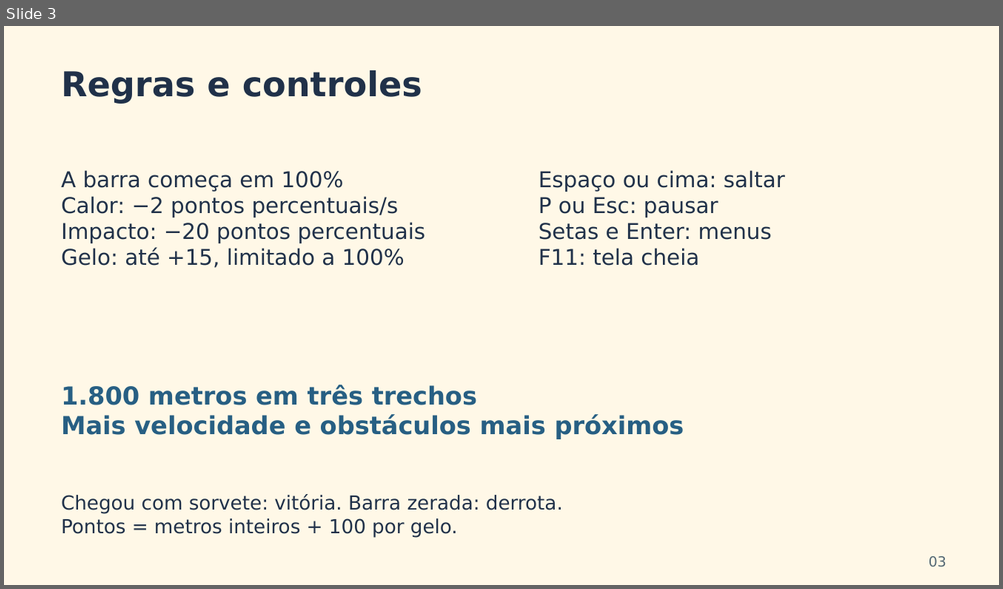
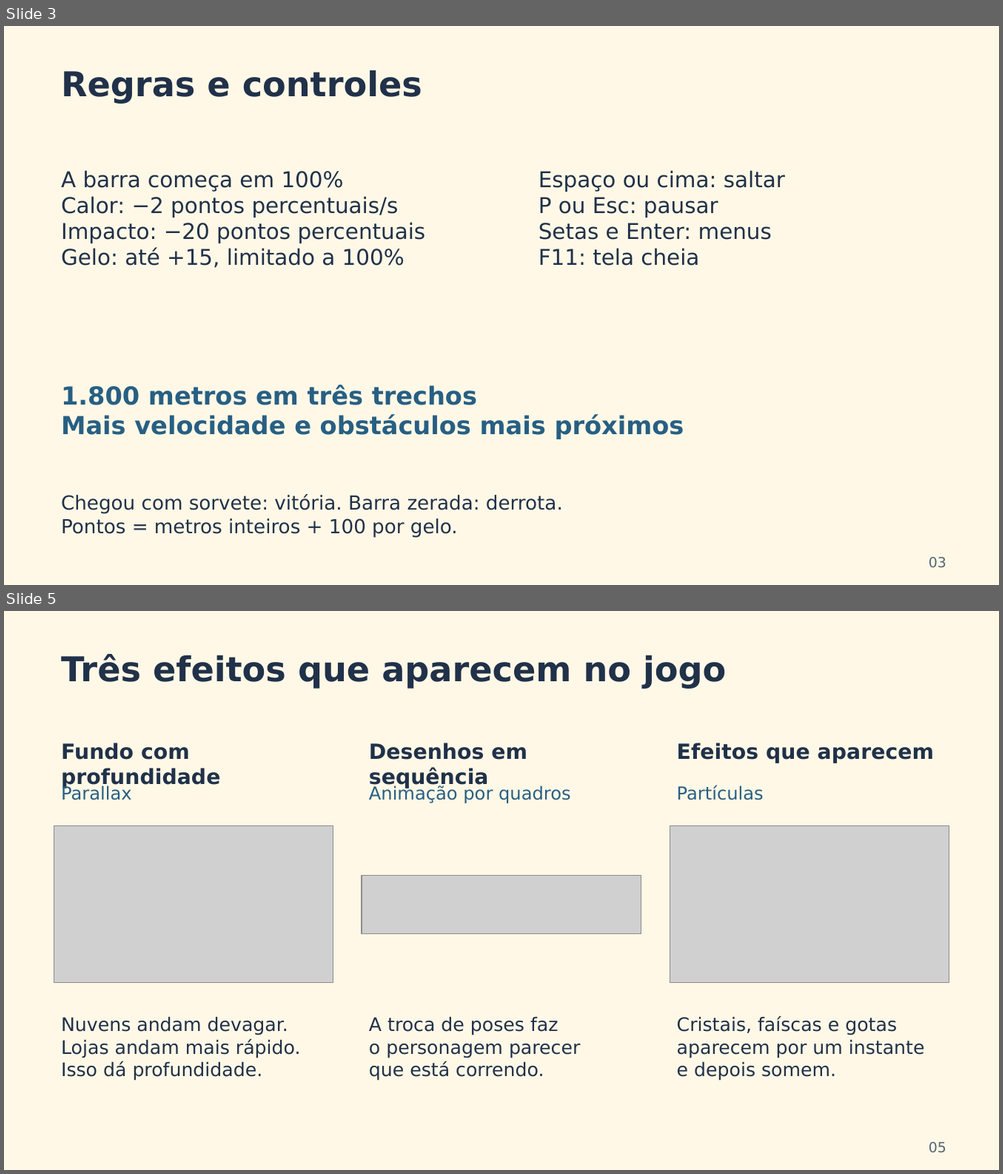
Before and after one commit to Danielpr614/corre-que-derrete, a slide deck: presentation/Corre_que_Derrete_Equipe_20261015.pptx. Shown one above the other, each under a label of ours: slide 3 before the commit, slides 3 and 5 after it; the slides between them are not shown. The pictures are 1003x589 and 1003x1174 pixels, drawn with LibreOffice and Linux fonts; fonts in the diff are those of the drawing; grey boxes stand for pictures. Boxes give left, top, right and bottom in pixels: in the first picture for what was removed or moved away, otherwise in the second. Text is boxed around its words. In the diff, an @@ line names an element or a change of style, - is before the commit and + after.

```diff
--- a/presentation/Corre_que_Derrete_Equipe_20261015.pptx
+++ b/presentation/Corre_que_Derrete_Equipe_20261015.pptx
@@ slide 5 added at (x1=4, y1=611, x2=999, y2=1170), background #FFF8E7 @@
@@ text added at (x1=61, y1=654, x2=726, y2=689), 33 pt, text #203149, bold @@
+Três efeitos que aparecem no jogo
@@ text added at (x1=61, y1=743, x2=220, y2=789), 20.2 pt, text #203149, bold @@
+Fundo com profundidade
@@ text added at (x1=369, y1=743, x2=527, y2=789), 20.2 pt, text #203149, bold @@
+Desenhos em sequência
@@ text added at (x1=677, y1=743, x2=933, y2=763), 20.2 pt, text #203149, bold @@
+Efeitos que aparecem
@@ text added at (x1=61, y1=785, x2=132, y2=800), 17.2 pt, text #275F83 @@
+Parallax
@@ text added at (x1=369, y1=785, x2=571, y2=803), 17.2 pt, text #275F83 @@
+Animação por quadros
@@ text added at (x1=677, y1=785, x2=763, y2=800), 17.2 pt, text #275F83 @@
+Partículas
@@ picture added at (x1=54, y1=826, x2=333, y2=983) @@
@@ picture added at (x1=669, y1=826, x2=948, y2=983) @@
@@ picture added at (x1=361, y1=876, x2=641, y2=934) @@
@@ text added at (x1=61, y1=1017, x2=301, y2=1081), 18 pt, text #203149 @@
+Nuvens andam devagar.
+Lojas andam mais rápido.
+Isso dá profundidade.
@@ text added at (x1=369, y1=1017, x2=580, y2=1081), 18 pt, text #203149 @@
+A troca de poses faz
+o personagem parecer
+que está correndo.
@@ text added at (x1=677, y1=1017, x2=925, y2=1081), 18 pt, text #203149 @@
+Cristais, faíscas e gotas
+aparecem por um instante
+e depois somem.
@@ text added at (x1=928, y1=1142, x2=946, y2=1153), 13.5 pt, text #526773 @@
+05
```
Also in this commit, not shown: 2 slides changed, 2 other slides added, 10 slides removed, 6 other files.
